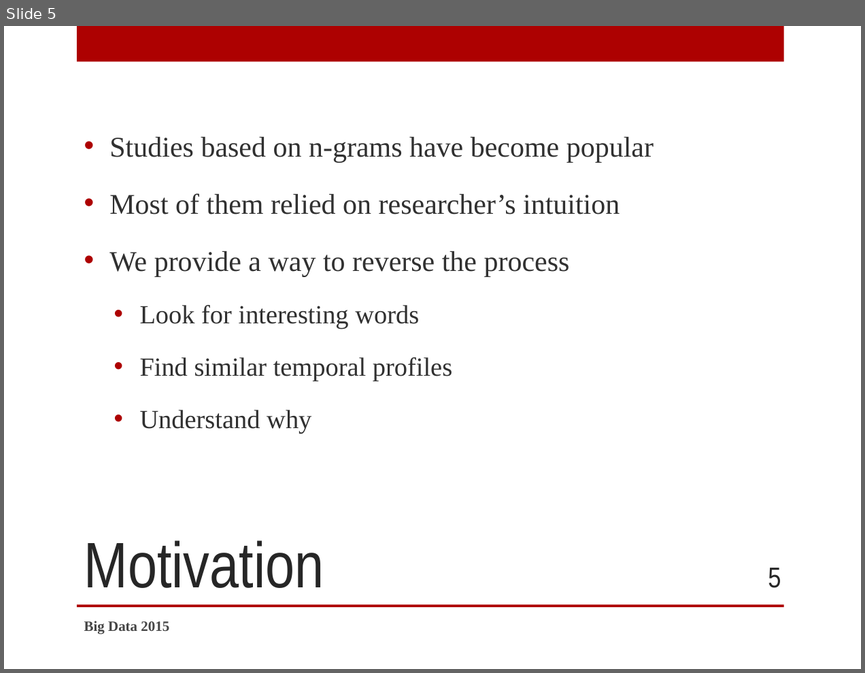
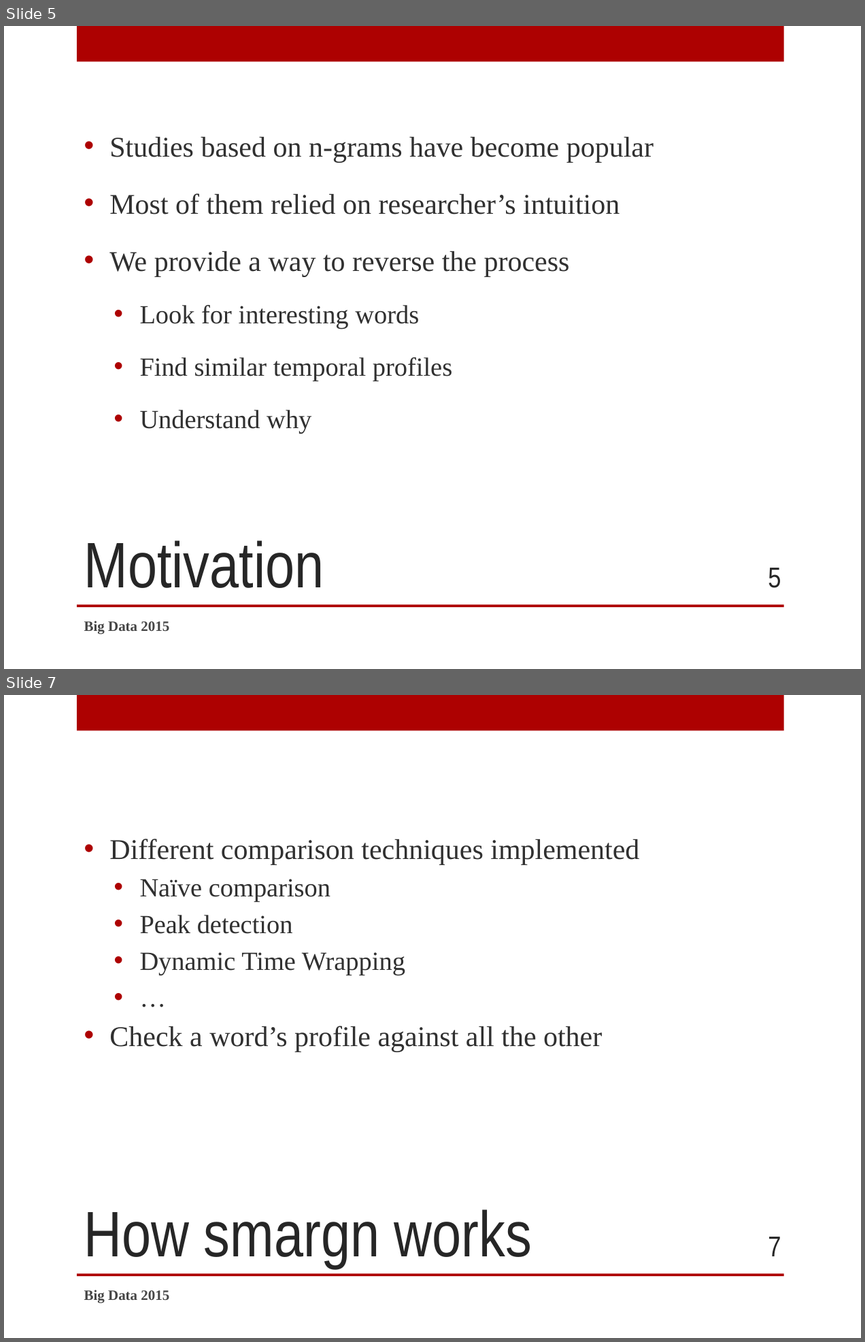
Before and after one commit to SidneyBovet/smargn, a slide deck: presentation/smargn-presentation.pptx. Shown one above the other, each under a label of ours: slide 5 before the commit, slides 5 and 7 after it; the slides between them are not shown. The pictures are 865x673 and 865x1342 pixels, drawn with LibreOffice and Linux fonts; fonts in the diff are those of the drawing; background and template pictures are left out. Boxes give left, top, right and bottom in pixels: in the first picture for what was removed or moved away, otherwise in the second. Text is boxed around its words. In the diff, an @@ line names an element or a change of style, - is before the commit and + after.

```diff
--- a/presentation/smargn-presentation.pptx
+++ b/presentation/smargn-presentation.pptx
@@ slide 7 added at box(4, 695, 861, 1338), background picture (left out); not listed: 2 template elements that a slide beside it also shows @@
@@ text added at box(109, 838, 639, 1052), 24 pt, text #303030 @@
+• Different comparison techniques implemented
+  • Naïve comparison
+  • Peak detection
+  • Dynamic Time Wrapping
+  • …
+• Check a word’s profile against all the other
@@ title added at box(84, 1209, 532, 1268), 54 pt, text #262626 @@
+How smargn works
@@ page number added at box(768, 1236, 781, 1256), 24 pt, text #262626 @@
+7
@@ text added at box(84, 1289, 169, 1302), 12 pt, text #454545, bold @@
+Big Data 2015
```
Also in this commit, not shown: 1 slide changed, 9 other slides added, 17 other files.
